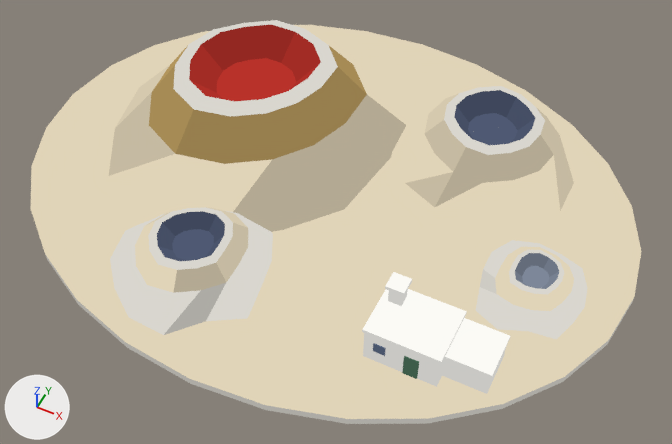
An edit to the glTF model plugins/postcard/skills/postcard/kit/art/3d/lanzarote.glb, drawn before and after from the same camera.
Before and after are seen from a 50 mm camera at (25.0, -48.0, 56.6) aimed at (2.6, -3.3, 0.7). The lights are fixed; the arrows at lower left show +X, +Y and +Z. The older version comes first. Vertices at exactly the same position are counted once.

The first picture shows 'model'.
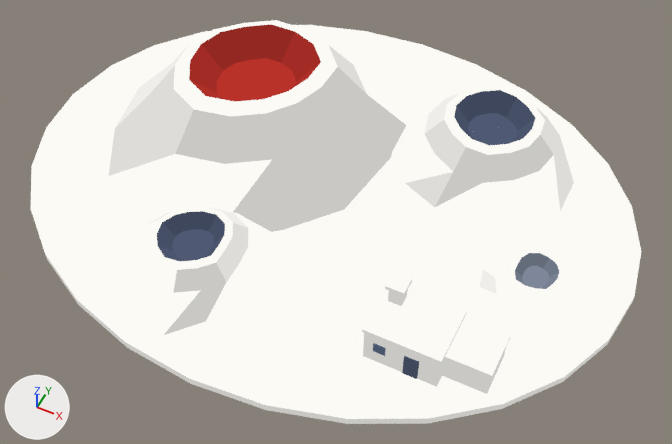
Diff of the bpy script that builds the scene:
```diff
--- a/plugins/postcard/skills/postcard/kit/art/3d/lanzarote.glb.py
+++ b/plugins/postcard/skills/postcard/kit/art/3d/lanzarote.glb.py
@@ mat_material_0 @@
 n0 = _N.new('ShaderNodeEmission'); n0.name = 'Emission'
-n0.inputs[0].default_value = (0.42, 0.409, 0.377, 1.0)  # 'Color', grey #adaba5
+n0.inputs[0].default_value = (0.582, 0.577, 0.552, 1.0)  # 'Color', light grey #c9c8c4
 n1 = _N.new('ShaderNodeLightPath'); n1.name = 'Light Path'
@@ mat_material_2 @@
 n0 = _N.new('ShaderNodeEmission'); n0.name = 'Emission'
-n0.inputs[0].default_value = (0.748, 0.656, 0.477, 1.0)  # 'Color', beige #e0d4b8
+n0.inputs[0].default_value = (0.964, 0.955, 0.914, 1.0)  # 'Color', white #fbfaf5
 n1 = _N.new('ShaderNodeLightPath'); n1.name = 'Light Path'
@@ mat_material_3 @@
 n0 = _N.new('ShaderNodeEmission'); n0.name = 'Emission'
-n0.inputs[0].default_value = (0.454, 0.398, 0.291, 1.0)  # 'Color', beige #b4a993
+n0.inputs[0].default_value = (0.858, 0.85, 0.813, 1.0)  # 'Color', white #eeede9
 n1 = _N.new('ShaderNodeLightPath'); n1.name = 'Light Path'
@@ mat_material_4 @@
 n0 = _N.new('ShaderNodeEmission'); n0.name = 'Emission'
-n0.inputs[0].default_value = (0.667, 0.585, 0.426, 1.0)  # 'Color', beige #d5c9af
+n0.inputs[0].default_value = (0.428, 0.029, 0.0212, 1.0)  # 'Color', red #af3028
 n1 = _N.new('ShaderNodeLightPath'); n1.name = 'Light Path'
@@ mat_material_5 @@
 n0 = _N.new('ShaderNodeEmission'); n0.name = 'Emission'
-n0.inputs[0].default_value = (0.561, 0.493, 0.359, 1.0)  # 'Color', beige #c5baa2
+n0.inputs[0].default_value = (0.361, 0.0252, 0.0185, 1.0)  # 'Color', red #a22c25
 n1 = _N.new('ShaderNodeLightPath'); n1.name = 'Light Path'
@@ mat_material_6 @@
 n0 = _N.new('ShaderNodeEmission'); n0.name = 'Emission'
-n0.inputs[0].default_value = (0.309, 0.21, 0.0752, 1.0)  # 'Color', brown #977e4e
+n0.inputs[0].default_value = (0.293, 0.0212, 0.0157, 1.0)  # 'Color', red #932822
 n1 = _N.new('ShaderNodeLightPath'); n1.name = 'Light Path'
@@ mat_material_7 @@
 n0 = _N.new('ShaderNodeEmission'); n0.name = 'Emission'
-n0.inputs[0].default_value = (0.382, 0.259, 0.0914, 1.0)  # 'Color', brown #a68b55
+n0.inputs[0].default_value = (0.48, 0.0319, 0.0232, 1.0)  # 'Color', red #b8322a
 n1 = _N.new('ShaderNodeLightPath'); n1.name = 'Light Path'
@@ mat_material_9 @@
 n0 = _N.new('ShaderNodeEmission'); n0.name = 'Emission'
-n0.inputs[0].default_value = (0.692, 0.674, 0.621, 1.0)  # 'Color', light grey #d9d6cf
+n0.inputs[0].default_value = (0.0605, 0.0773, 0.13, 1.0)  # 'Color', dark blue #464f65
 n1 = _N.new('ShaderNodeLightPath'); n1.name = 'Light Path'
@@ mat_material_11 @@
 n0 = _N.new('ShaderNodeEmission'); n0.name = 'Emission'
-n0.inputs[0].default_value = (0.361, 0.0252, 0.0185, 1.0)  # 'Color', red #a22c25
+n0.inputs[0].default_value = (0.0783, 0.1, 0.171, 1.0)  # 'Color', dark blue #4f5973
 n1 = _N.new('ShaderNodeLightPath'); n1.name = 'Light Path'
@@ mat_material_12 @@
 n0 = _N.new('ShaderNodeEmission'); n0.name = 'Emission'
-n0.inputs[0].default_value = (0.293, 0.0212, 0.0157, 1.0)  # 'Color', red #932822
+n0.inputs[0].default_value = (0.183, 0.217, 0.285, 1.0)  # 'Color', greyish blue #778091
 n1 = _N.new('ShaderNodeLightPath'); n1.name = 'Light Path'
@@ mat_material_13 @@
 n0 = _N.new('ShaderNodeEmission'); n0.name = 'Emission'
-n0.inputs[0].default_value = (0.48, 0.0319, 0.0232, 1.0)  # 'Color', red #b8322a
+n0.inputs[0].default_value = (0.156, 0.184, 0.241, 1.0)  # 'Color', greyish blue #6e7787
 n1 = _N.new('ShaderNodeLightPath'); n1.name = 'Light Path'
@@ mat_material_15 @@
 n0 = _N.new('ShaderNodeEmission'); n0.name = 'Emission'
-n0.inputs[0].default_value = (0.0605, 0.0773, 0.13, 1.0)  # 'Color', dark blue #464f65
+n0.inputs[0].default_value = (0.205, 0.243, 0.319, 1.0)  # 'Color', greyish blue #7d8799
 n1 = _N.new('ShaderNodeLightPath'); n1.name = 'Light Path'
@@ mat_material_18 @@
 n0 = _N.new('ShaderNodeEmission'); n0.name = 'Emission'
-n0.inputs[0].default_value = (0.617, 0.6, 0.553, 1.0)  # 'Color', light grey #cecbc4
+n0.inputs[0].default_value = (0.107, 0.147, 0.243, 1.0)  # 'Color', blue #5c6b87
 n1 = _N.new('ShaderNodeLightPath'); n1.name = 'Light Path'
@@ me_mesh_0 @@
 me_mesh_0.from_pydata(...)  # 492 vertices, 828 faces, 280 loose edges; spans x -26.0..26.0, y -21.0..21.0, z 0.0..8.7
+# me_mesh_0 part 1: 20 faces spanning x -5.0..16.3, y -16.4..9.0, z 1.2..5.3 switch from mat_material_3 to mat_material_0
+# me_mesh_0 part 2: 33 faces spanning x -20.7..16.1, y -12.0..16.4, z 1.2..5.3 switch from mat_material_4 to mat_material_3
+# me_mesh_0 part 3: 20 faces spanning x -19.4..18.5, y -13.9..13.2, z 1.2..5.3 switch from mat_material_5 to mat_material_1
+# me_mesh_0 part 4: 10 faces spanning x -10.1..0.4, y -6.2..7.0, z 5.3..8.2 switch from mat_material_6 to mat_material_0
+# me_mesh_0 part 5: 6 faces spanning x -16.0..0.4, y -6.2..10.1, z 5.3..8.2 switch from mat_material_7 to mat_material_1
+# me_mesh_0 part 6: 12 faces spanning x -16.6..-2.4, y -0.8..11.5, z 5.3..8.2 switch from mat_material_8 to mat_material_3
+# me_mesh_0 part 7: 163 faces spanning x -14.3..23.0, y -19.0..13.3, z 1.2..8.7 switch from mat_material_9 to mat_material_2
+# me_mesh_0 part 8: 3 faces spanning x -10.3..16.9, y -10.2..-3.0, z 1.2..2.8 switch from mat_material_18 to mat_material_3
+# me_mesh_0 part 9: 36 faces spanning x 10.1..19.2, y -14.3..-9.7, z 1.2..6.4 switch from mat_material_23 to mat_material_0
+# me_mesh_0 part 10: 28 faces spanning x 10.1..19.2, y -14.3..-9.7, z 3.4..6.4 switch from mat_material_25 to mat_material_2
+# me_mesh_0 part 11: 6 faces spanning x 13.2..14.4, y -14.3..-14.1, z 1.2..3.3 switch from mat_material_26 to mat_material_10
 me_mesh_0.materials.append(mat_material_11)
@@ me_mesh_0 @@
 me_mesh_0.materials.append(mat_material_17)
-me_mesh_0.materials.append(mat_material_19)
-me_mesh_0.materials.append(mat_material_20)
-me_mesh_0.materials.append(mat_material_21)
-me_mesh_0.materials.append(mat_material_22)
-me_mesh_0.materials.append(mat_material_24)
-me_mesh_0.materials.append(mat_material_27)
-me_mesh_0.materials.append(mat_material_28)
-me_mesh_0.materials.append(mat_material_29)
-me_mesh_0.materials.append(mat_material_30)
-me_mesh_0.materials.append(mat_material_31)
```

Changed parts and their boxes [x1, y1, x2, y2] in the pictures (672 x 444 px):
'model', recoloured, surface changed (beige to white): [30, 20, 641, 424] in both
part 1 of me_mesh_0, recoloured (beige to grey): [173, 95, 554, 293] in both
part 2 of me_mesh_0, recoloured: [115, 65, 459, 228] in both
part 3 of me_mesh_0, recoloured: [109, 92, 574, 282] in both
part 4 of me_mesh_0, recoloured (brown to grey): [175, 67, 367, 164] in both
part 5 of me_mesh_0, recoloured: [149, 46, 367, 153] in both
part 6 of me_mesh_0, recoloured: [153, 47, 187, 90] in both
part 7 of me_mesh_0, recoloured: [110, 20, 588, 340] in both
part 8 of me_mesh_0, recoloured: [165, 213, 496, 294] in both
part 9 of me_mesh_0, edited (looks the same): [362, 280, 510, 394] in both
part 10 of me_mesh_0, edited (looks the same): [362, 272, 510, 376] in both
part 11 of me_mesh_0, recoloured: [402, 356, 419, 379] in both
